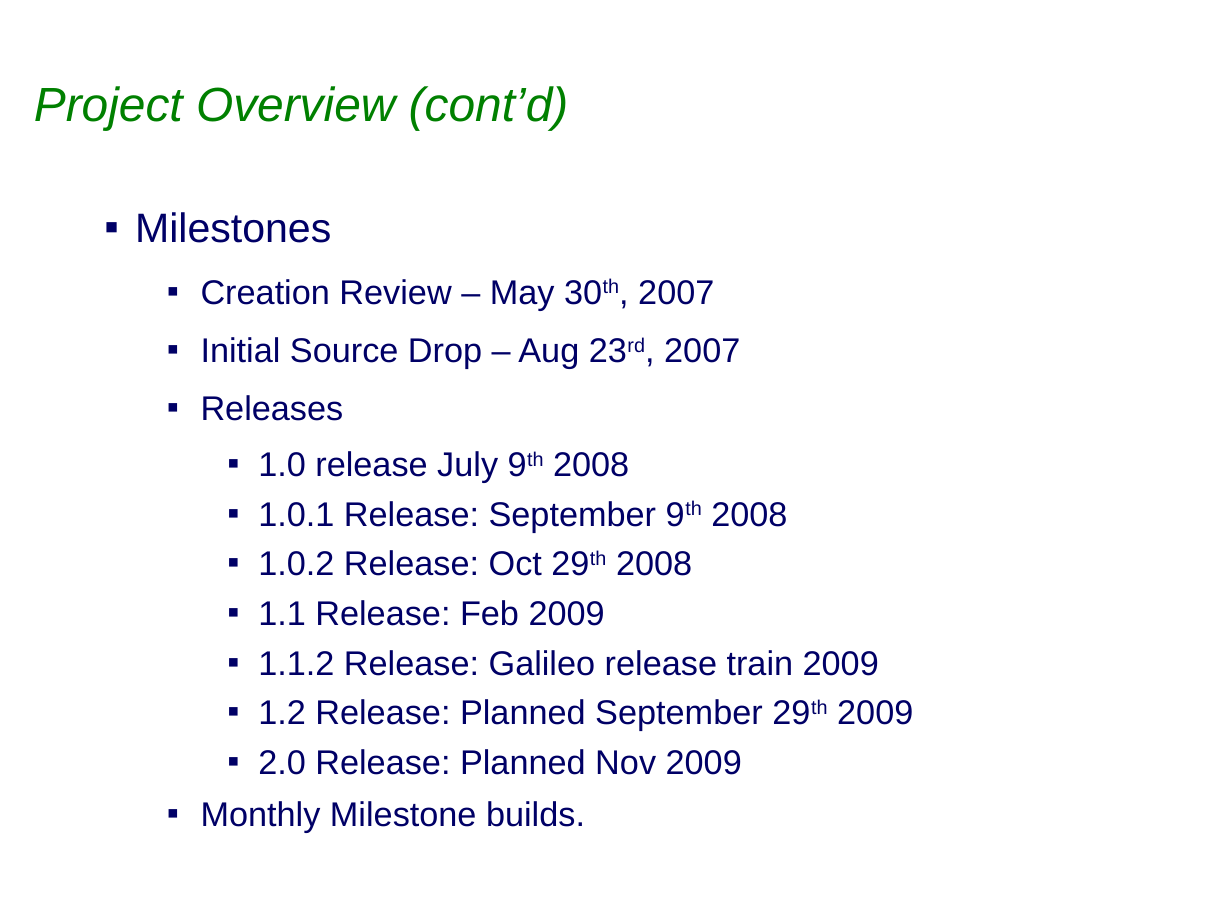
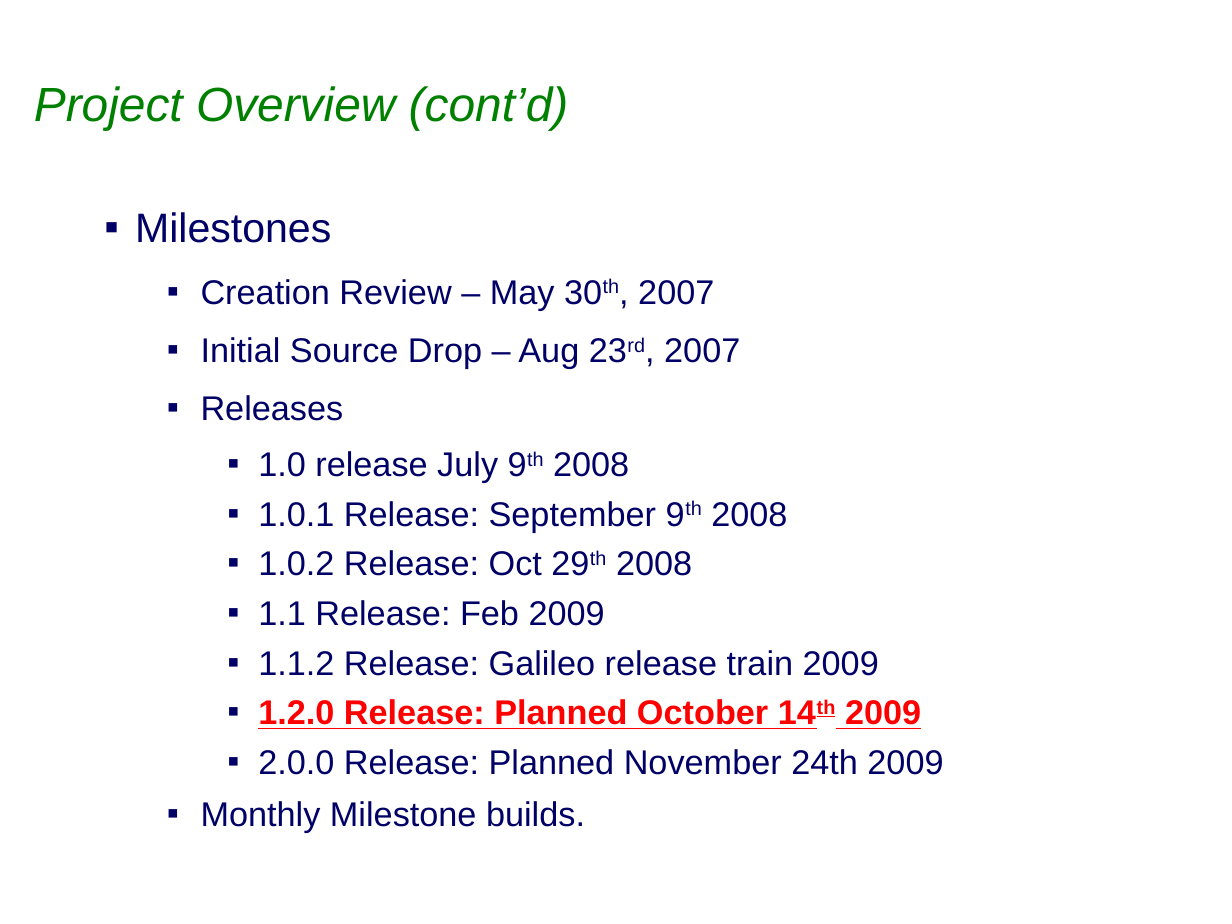
Before and after one commit to eclipse-ee4j/eclipselink, a slide deck: slide 3 of project-admin/Eclipselink_1.2.0_Release_Review.ppt (slide 4 before the commit). Drawn at 1232x924 pixels with LibreOffice and Linux fonts; fonts in the diff are those of the drawing; background and template pictures are left out. Boxes give left, top, right and bottom in pixels: in the first picture for what was removed or moved away, otherwise in the second. Text is boxed around its words. In the diff, an @@ line names an element or a change of style, - is before the commit and + after.

Commit message:
Final draft of release review slides for 1.2.0 and PDF snapshot of IPLog

```diff
--- a/project-admin/Eclipselink_1.2.0_Release_Review.ppt
+++ b/project-admin/Eclipselink_1.2.0_Release_Review.ppt
@@ text at [258,699,943,775]: text changed @@
-    ▪ 1.2 Release: Planned September 29th 2009
-    ▪ 2.0 Release: Planned Nov 2009
+    ▪ 1.2.0 Release: Planned October 14th 2009
+    ▪ 2.0.0 Release: Planned November 24th 2009
```
Also in this commit, not shown: 9 other slides changed, 1 slide removed, 1 other file.
